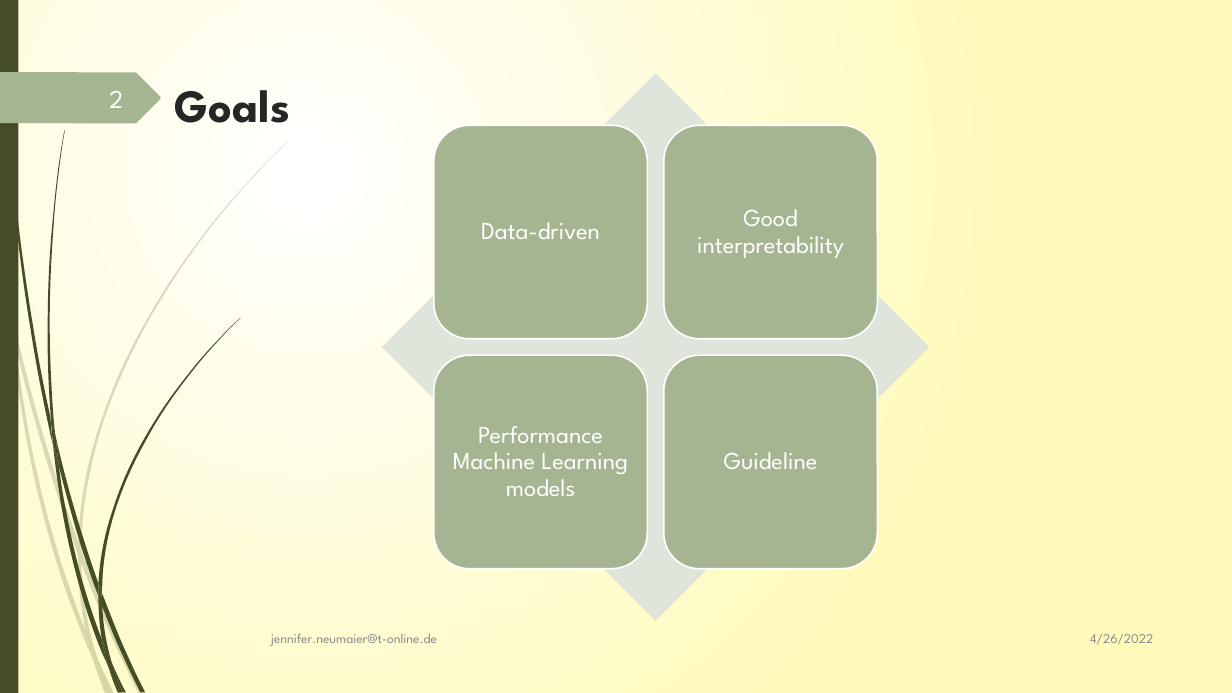
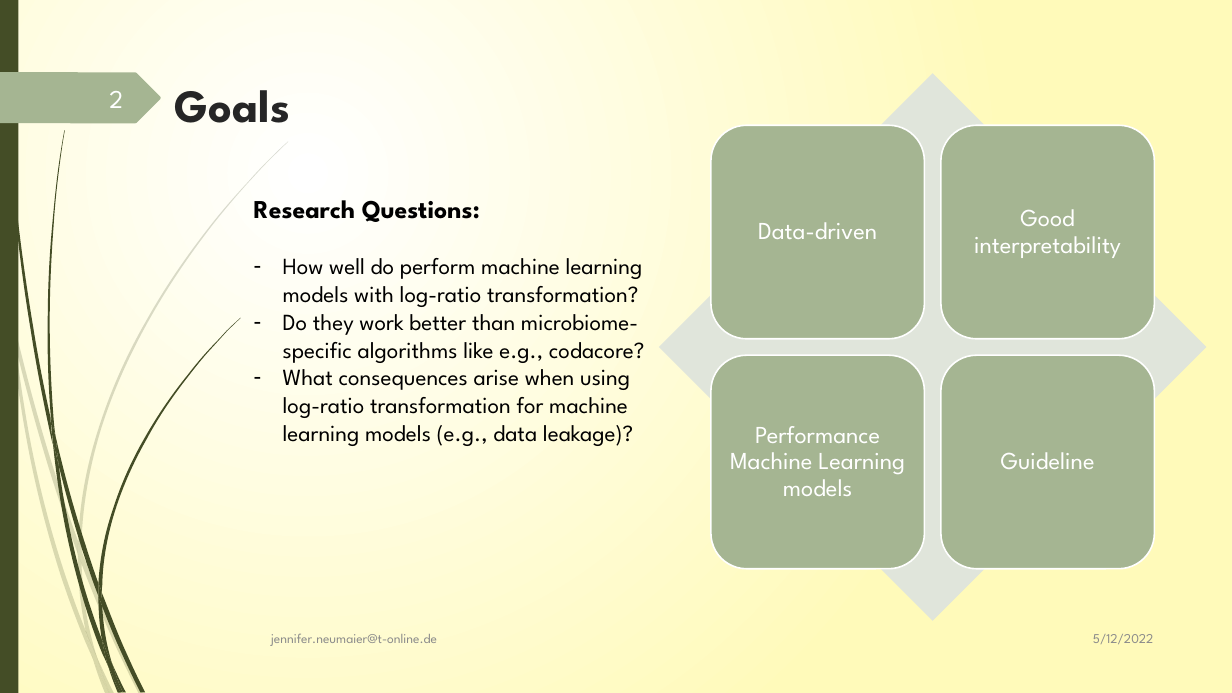
Before and after one commit to JenniferNeumaier/ml_coda, a slide deck: slide 2 of doc/Project_structure_notes.pptx. Drawn at 1232x693 pixels with LibreOffice and Linux fonts; fonts in the diff are those of the drawing. Boxes give left, top, right and bottom in pixels: in the first picture for what was removed or moved away, otherwise in the second. Text is boxed around its words. In the diff, an @@ line names an element or a change of style, - is before the commit and + after.

Commit message:
added slides for EstMB

```diff
--- a/doc/Project_structure_notes.pptx
+++ b/doc/Project_structure_notes.pptx
@@ 4 texts, 1 diamond: place and size @@
-4 texts, 1 diamond at bbox=[382, 73, 930, 621]
+4 texts, 1 diamond at bbox=[659, 73, 1207, 621]
@@ rounded rectangle: place and size @@
-rounded rectangle at bbox=[664, 126, 877, 339]
+rounded rectangle at bbox=[711, 126, 924, 339]
@@ rounded rectangle: place and size @@
-rounded rectangle at bbox=[434, 126, 648, 339]
+rounded rectangle at bbox=[941, 126, 1154, 339]
@@ text added at bbox=[254, 200, 645, 446], 18 pt, text #000000 @@
+Research Questions:
+– How well do perform machine learning models with log-ratio transformation?
+– Do they work better than microbiome-specific algorithms like e.g., codacore?
+– What consequences arise when using log-ratio transformation for machine learning models (e.g., data leakage)?
@@ rounded rectangle: place and size @@
-rounded rectangle at bbox=[664, 355, 877, 568]
+rounded rectangle at bbox=[711, 355, 924, 568]
@@ rounded rectangle: place and size @@
-rounded rectangle at bbox=[434, 355, 648, 568]
+rounded rectangle at bbox=[941, 355, 1154, 568]
@@ text at bbox=[1093, 634, 1154, 644]: text changed @@
-4/26/2022
+5/12/2022
```
Also in this commit, not shown: 24 other slides changed, 25 slides added, 2 slides removed, 2 other files.
